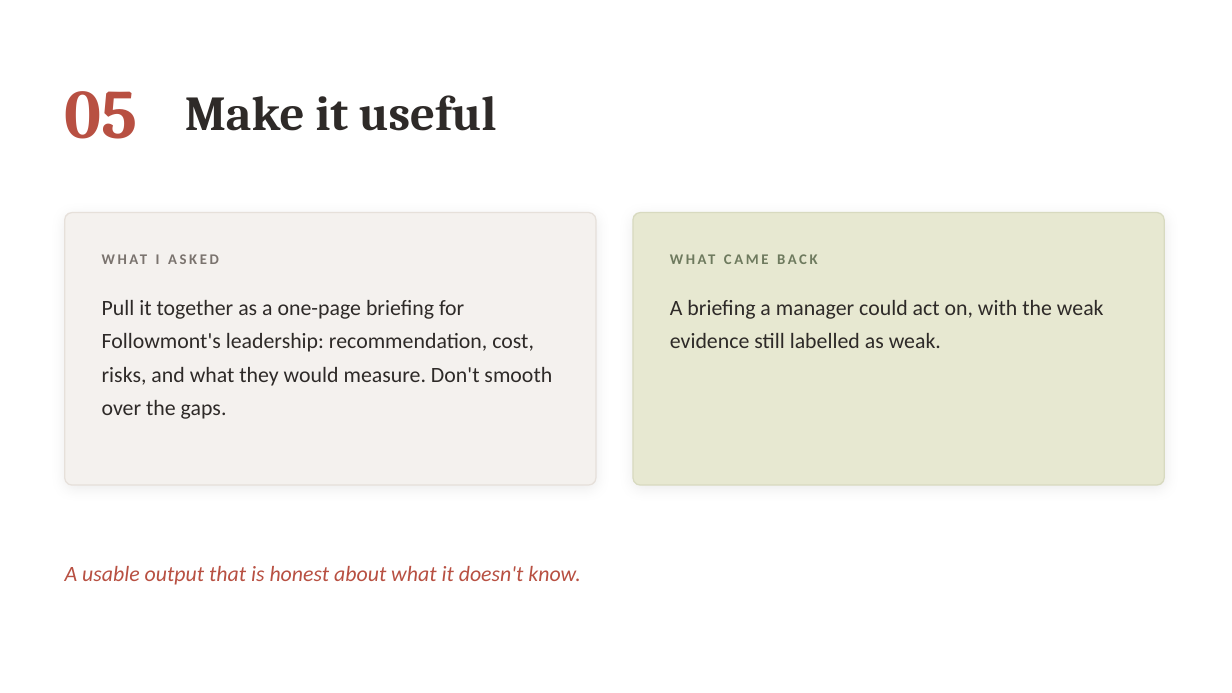
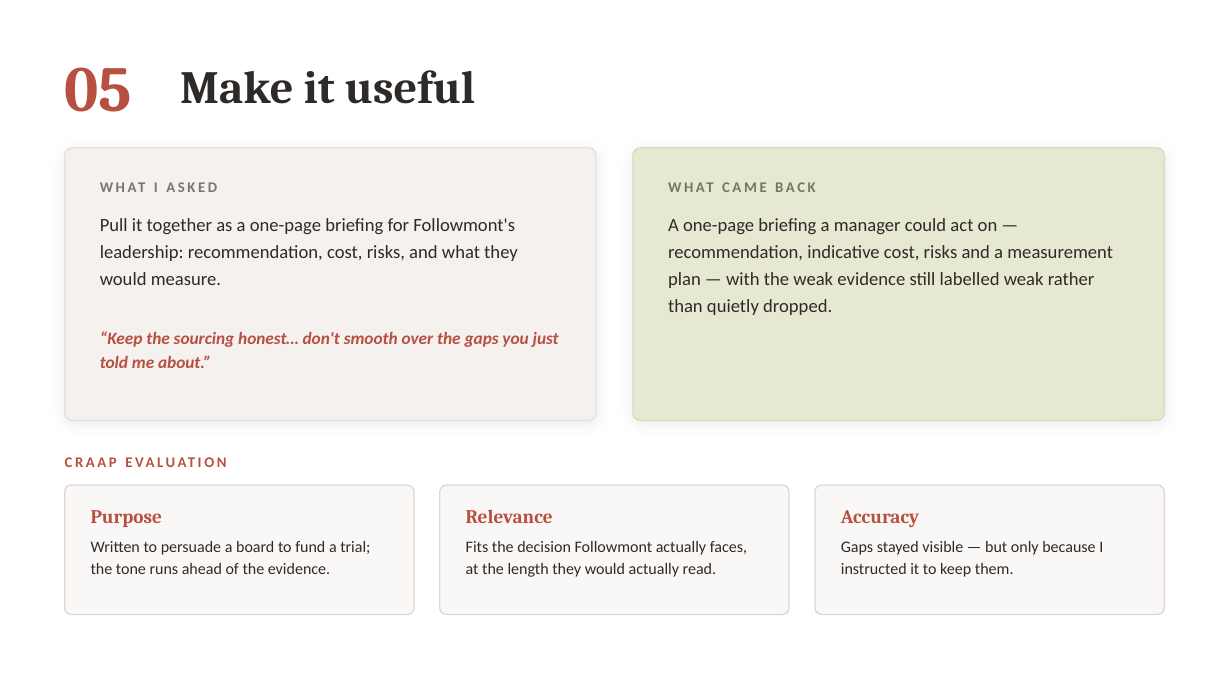
Before and after one commit to danielfrancogomez-wq/My-computer-claude-code, a slide deck: slide 9 of Followmont-Prompt-Chain.pptx (slide 8 before the commit). Drawn at 1232x693 pixels with LibreOffice and Linux fonts; fonts in the diff are those of the drawing. Boxes give left, top, right and bottom in pixels: in the first picture for what was removed or moved away, otherwise in the second. Text is boxed around its words. In the diff, an @@ line names an element or a change of style, - is before the commit and + after.

```diff
--- a/Followmont-Prompt-Chain.pptx
+++ b/Followmont-Prompt-Chain.pptx
@@ text "05": place and size @@
-text "05" at <box>65,91,138,139</box>
+text "05" at <box>65,67,133,112</box>
@@ text "05" at <box>65,67,133,112</box>: size 54 to 50 pt @@
@@ text "Make it useful": place and size @@
-text "Make it useful" at <box>185,95,497,131</box>
+text "Make it useful" at <box>180,70,475,104</box>
@@ text "Make it useful" at <box>180,70,475,104</box>: size 38 to 36 pt @@
@@ rounded rectangle: place and size @@
-rounded rectangle at <box>65,213,596,485</box>
+rounded rectangle at <box>65,148,596,421</box>
@@ rounded rectangle: place and size @@
-rounded rectangle at <box>633,213,1165,485</box>
+rounded rectangle at <box>633,148,1165,421</box>
@@ text "WHAT I ASKED": place and size @@
-text "WHAT I ASKED" at <box>156,254,160,264</box>
+text "WHAT I ASKED" at <box>154,182,158,192</box>
@@ text "WHAT CAME BACK": place and size @@
-text "WHAT CAME BACK" at <box>670,245,1128,273</box>
+text "WHAT CAME BACK" at <box>668,174,1129,200</box>
@@ text at <box>100,218,518,285</box>: text changed; size 17 to 14.5 pt @@
-Pull it together as a one-page briefing for Followmont's leadership: recommendation, cost, risks, and what they would measure. Don't smooth over the gaps.
+Pull it together as a one-page briefing for Followmont's leadership: recommendation, cost, risks, and what they would measure.
@@ text at <box>668,218,1113,315</box>: text changed; size 17 to 14.5 pt @@
-A briefing a manager could act on, with the weak evidence still labelled as weak.
+A one-page briefing a manager could act on — recommendation, indicative cost, risks and a measurement plan — with the weak evidence still labelled weak rather than quietly dropped.
@@ text added at <box>100,331,559,368</box>, 13.5 pt, text #B85042, bold, italic @@
+“Keep the sourcing honest… don't smooth over the gaps you just told me about.”
@@ text added at <box>65,448,619,476</box>, 11.5 pt, text #B85042, bold @@
+CRAAP EVALUATION
@@ rounded rectangle added at <box>65,485,414,615</box>, fill #FAF8F6, outline #E0D6D2 1 pt @@
@@ rounded rectangle added at <box>440,485,789,615</box>, fill #FAF8F6, outline #E0D6D2 1 pt @@
@@ text added at <box>466,509,553,523</box>, 15 pt, text #B85042, bold @@
+Relevance
@@ rounded rectangle added at <box>815,485,1165,615</box>, fill #FAF8F6, outline #E0D6D2 1 pt @@
@@ text added at <box>91,510,162,527</box>, 15 pt, text #B85042, bold @@
+Purpose
@@ text added at <box>841,510,919,527</box>, 15 pt, text #B85042, bold @@
+Accuracy
@@ text removed at <box>65,566,580,585</box> @@
-A usable output that is honest about what it doesn't know.
@@ text added at <box>91,541,370,574</box>, 12.5 pt, text #2E2A28 @@
+Written to persuade a board to fund a trial; the tone runs ahead of the evidence.
@@ text added at <box>466,541,747,577</box>, 12.5 pt, text #2E2A28 @@
+Fits the decision Followmont actually faces, at the length they would actually read.
@@ text added at <box>841,541,1103,577</box>, 12.5 pt, text #2E2A28 @@
+Gaps stayed visible — but only because I instructed it to keep them.
```
Also in this commit, not shown: 4 other slides changed, 6 slides added, 2 slides removed, 1 other file.
